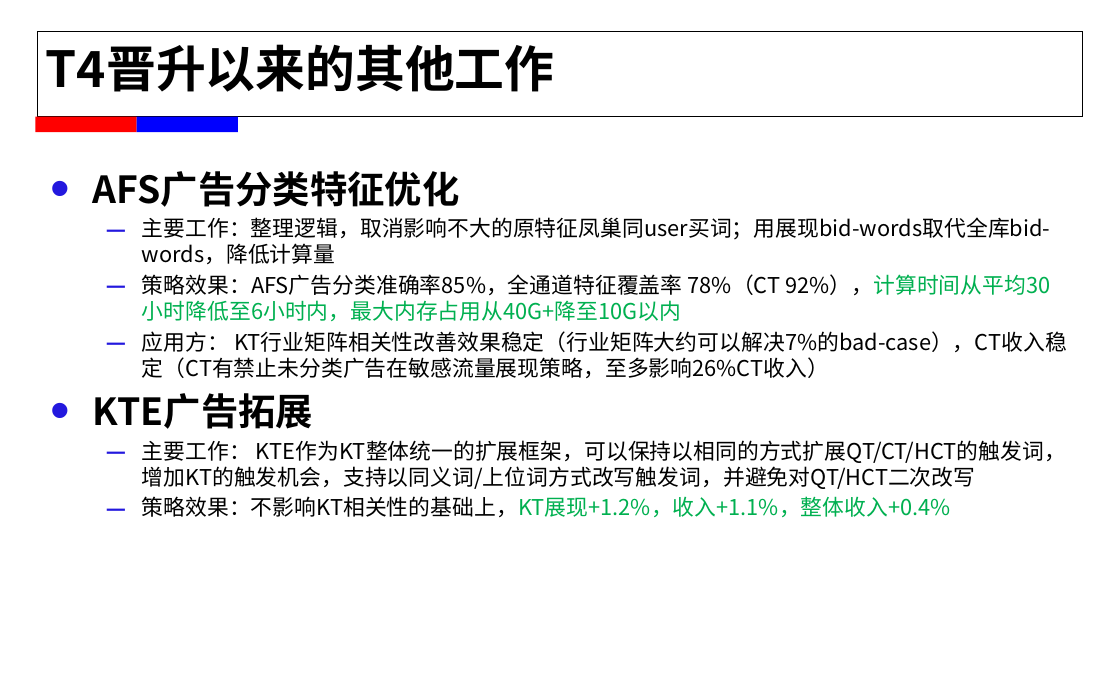
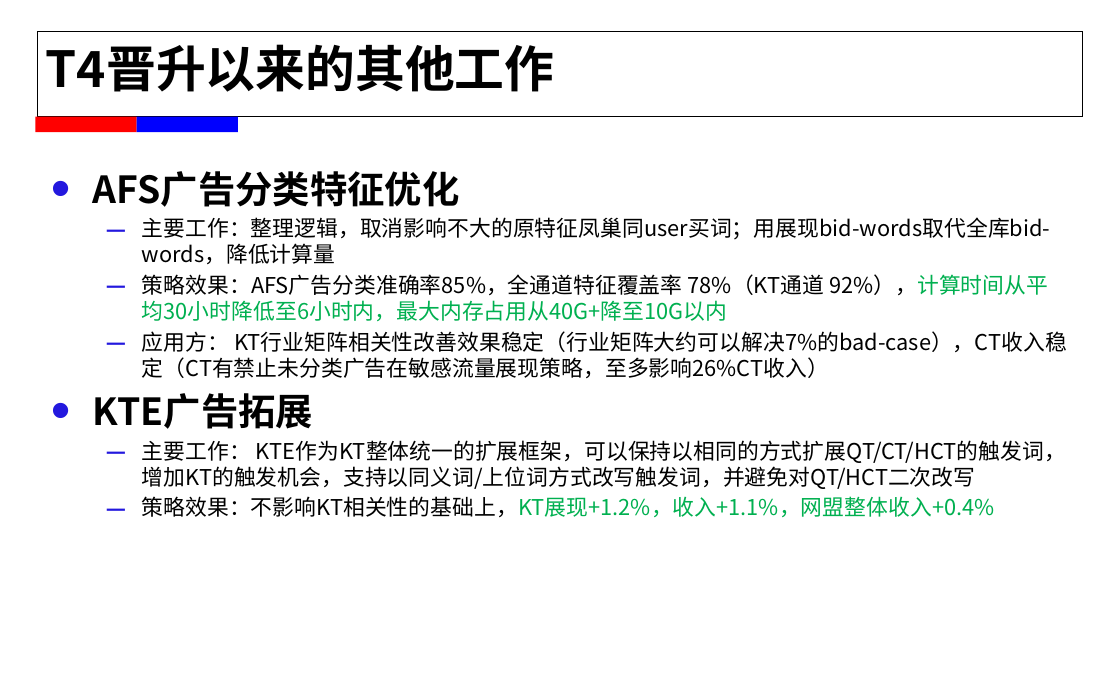
Before and after one commit to alexxyjiang/baidu-tech-report, a slide deck: slide 10 of For T5/蒋学渊_2015年春工作述职.pptx (slide 11 before the commit). Drawn at 1120x700 pixels with LibreOffice and Linux fonts; fonts in the diff are those of the drawing; background and template pictures are left out. Boxes give left, top, right and bottom in pixels: in the first picture for what was removed or moved away, otherwise in the second. Text is boxed around its words. In the diff, an @@ line names an element or a change of style, - is before the commit and + after.

```diff
--- a/For T5/蒋学渊_2015年春工作述职.pptx
+++ b/For T5/蒋学渊_2015年春工作述职.pptx
@@ text at <box>142,274,1048,321</box>: text changed @@
-  – 策略效果：AFS广告分类准确率85%，全通道特征覆盖率 78%（CT 92%），计算时间从平均30小时降低至6小时内，最大内存占用从40G+降至10G以内
+  – 策略效果：AFS广告分类准确率85%，全通道特征覆盖率 78%（KT通道 92%），计算时间从平均30小时降低至6小时内，最大内存占用从40G+降至10G以内
@@ text at <box>142,496,995,517</box>: text changed @@
-  – 策略效果：不影响KT相关性的基础上，KT展现+1.2%，收入+1.1%，整体收入+0.4%
+  – 策略效果：不影响KT相关性的基础上，KT展现+1.2%，收入+1.1%，网盟整体收入+0.4%
```
Also in this commit, not shown: 3 other slides changed, 1 slide added, 2 slides removed, 6 other files.
